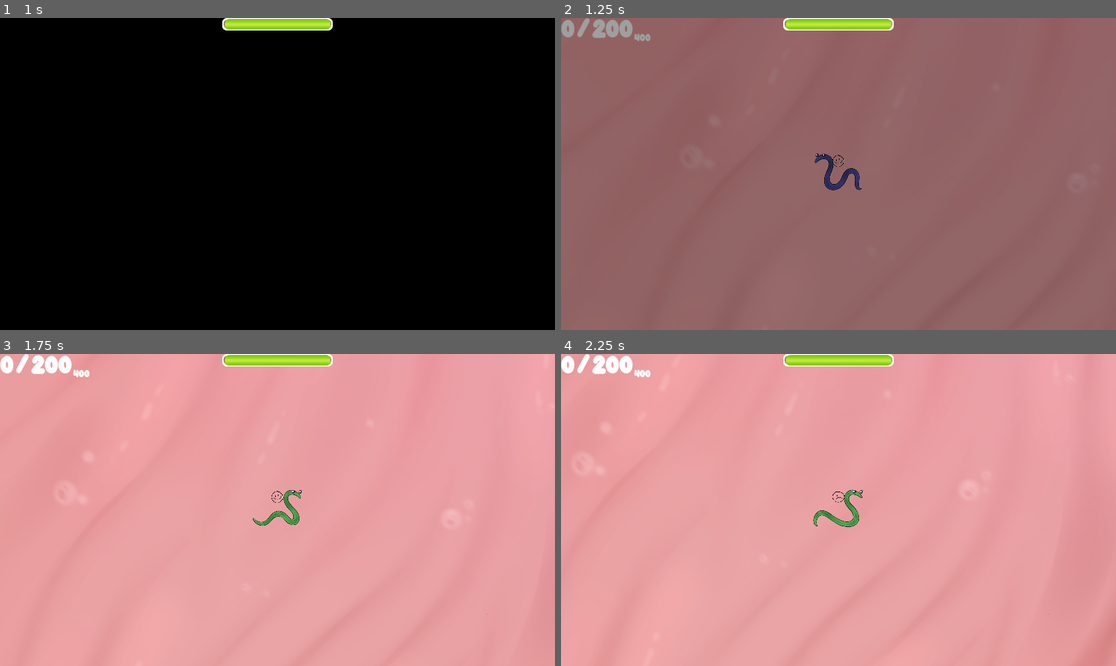
Above: before the commit, frames 1-4 (two rows, left to right).
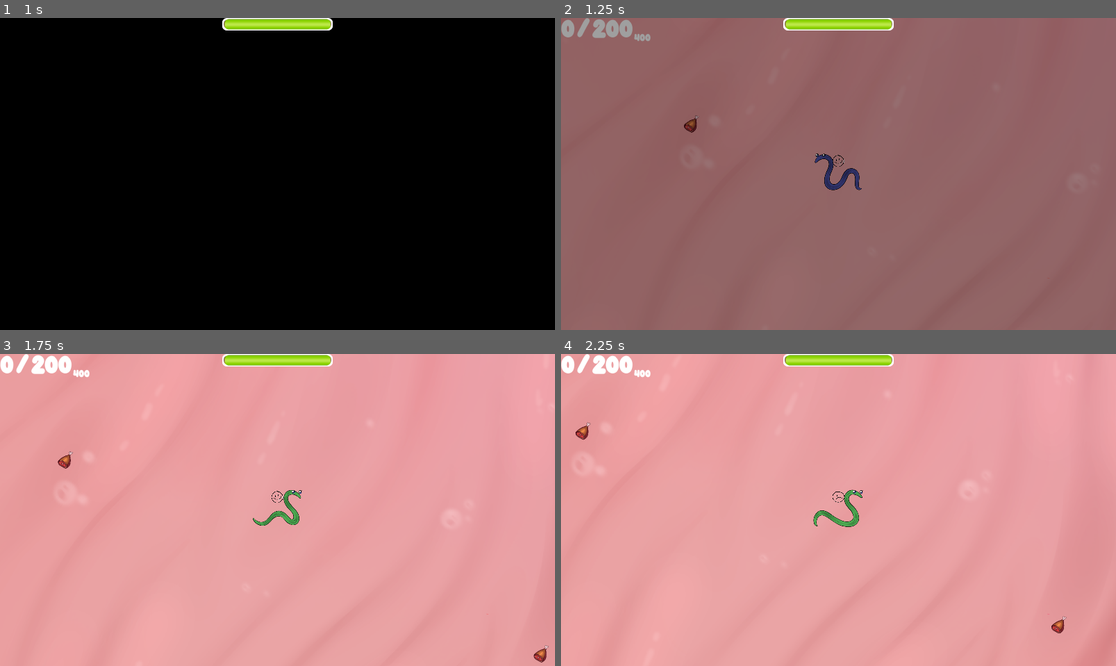
Above: after the commit, the same moments.

Repository: Arsen-PhylJoy/Godot-Wild-Jam-67-AY
Game: Godot game, scene res://levels/game/main_menu.tscn
The game is run twice, just before and just after one commit, with the same random seed, the same clock (stepped at 60 frames per second) and the same inputs.
Inputs:
- Up to frame 1 (1 s): click "Play" at 0.5 s
- Up to frame 2 (1.25 s): no input
- Up to frame 3 (1.75 s): hold D (Move_Right) from 1.28 s (still down); tap Shift (change_color) at 1.35 s
- Up to frame 4 (2.25 s): release D (Move_Right) at 2.03 s; hold S (Move_Down) from 2.03 s (still down); tap Space (change_silliness) at 2.1 s

Frame 1 is identical in both runs. In frame 2, less than 0.1% of the frame differs, in the area x 22-25%, y 31-37%; in frame 3, 0.2%, in the area x 10-99%, y 31-99%; in frame 4, 0.2%.

Commit message:
Food Spawn

Diff:
--- a/levels/game/game_level.gd
+++ b/levels/game/game_level.gd
@@ -6,6 +6,7 @@
 @export var limits: Array[int] = [200,400,800,1600,3200,6400,10000]
 
 @onready var _score_ui: ScoreUI = %ScoreUI
+@onready var food_spawners_collection: Node = %FoodSpawners
 
 var _current_limit : int = limits[0]:
 	set(value):
@@ -16,11 +17,18 @@
 		next_limit_changed.emit(value)
 		_next_limit = value
 var _index_of_current_limit: int = 0
+var food_ps: PackedScene = preload("res://scenes/items/food.tscn")
 
 func _ready() -> void:
 	if Score.score_changed.connect(_update_current_points): printerr("Fail: ",get_stack())
+	for i: Marker2D in food_spawners_collection.get_children():
+		var chance_to_spawn: int = randi_range(0,4)
+		if( chance_to_spawn == 4):
+			var food: Food = food_ps.instantiate() as Food
+			i.add_child(food)
+			food.global_position =  i.global_position
 
-func _update_current_points(value: int)->void:
+func _update_current_points(_value: int)->void:
 	if(_index_of_current_limit+1 > limits.size() and Score.score >= _current_limit ):
 		LevelManager.load_level("res://levels/game/main_menu.tscn")
 	elif(_index_of_current_limit+2 > limits.size() and Score.score >= _current_limit ):
--- a/levels/game/game_level.tscn
+++ b/levels/game/game_level.tscn
@@ -44,3 +44,54 @@
 
 [node name="ComboLabels" parent="." instance=ExtResource("6_yc3l0")]
 unique_name_in_owner = true
+
+[node name="FoodSpawners" type="Node" parent="."]
+unique_name_in_owner = true
+
+[node name="Marker2D" type="Marker2D" parent="FoodSpawners"]
+position = Vector2(-924, -949)
+
+[node name="Marker2D2" type="Marker2D" parent="FoodSpawners"]
+position = Vector2(-335, -805)
+
+[node name="Marker2D3" type="Marker2D" parent="FoodSpawners"]
+position = Vector2(-958, -458)
+
+[node name="Marker2D4" type="Marker2D" parent="FoodSpawners"]
+position = Vector2(-509, -176)
+
+[node name="Marker2D5" type="Marker2D" parent="FoodSpawners"]
+position = Vector2(-913, 371)
+
+[node name="Marker2D6" type="Marker2D" parent="FoodSpawners"]
+position = Vector2(-465, 666)
+
+[node name="Marker2D7" type="Marker2D" parent="FoodSpawners"]
+position = Vector2(-907, 986)
+
+[node name="Marker2D8" type="Marker2D" parent="FoodSpawners"]
+position = Vector2(534, 550)
+
+[node name="Marker2D9" type="Marker2D" parent="FoodSpawners"]
+position = Vector2(-18, 1133)
+
+[node name="Marker2D10" type="Marker2D" parent="FoodSpawners"]
+position = Vector2(312, -1115)
+
+[node name="Marker2D11" type="Marker2D" parent="FoodSpawners"]
+position = Vector2(648, -787)
+
+[node name="Marker2D12" type="Marker2D" parent="FoodSpawners"]
+position = Vector2(343, -508)
+
+[node name="Marker2D13" type="Marker2D" parent="FoodSpawners"]
+position = Vector2(1003, -451)
+
+[node name="Marker2D14" type="Marker2D" parent="FoodSpawners"]
+position = Vector2(1137, 495)
+
+[node name="Marker2D15" type="Marker2D" parent="FoodSpawners"]
+position = Vector2(1041, 1054)
+
+[node name="Marker2D16" type="Marker2D" parent="FoodSpawners"]
+position = Vector2(83, 597)
--- a/levels/game/main_menu.tscn
+++ b/levels/game/main_menu.tscn
@@ -2,10 +2,10 @@
 
 [ext_resource type="Script" path="res://levels/game/main_menu.gd" id="1_052tq"]
 [ext_resource type="Theme" uid="uid://y2a6okj5k8kv" path="res://resources/ui.tres" id="2_y5idf"]
-[ext_resource type="Texture2D" uid="uid://dbx7ppg1yacd3" path="res://button_hover.png" id="3_2huuc"]
+[ext_resource type="Texture2D" uid="uid://dbx7ppg1yacd3" path="res://assets/graphic/ui/button_hover.png" id="3_2huuc"]
 [ext_resource type="PackedScene" uid="uid://b2ncqtse6eo6a" path="res://scenes/ui/sound_settings.tscn" id="3_oeepu"]
-[ext_resource type="Texture2D" uid="uid://dt0j0r77ogvi" path="res://button_normal.png" id="4_eqix4"]
-[ext_resource type="Texture2D" uid="uid://bl2md8rkh0wqv" path="res://bg_menu.png" id="4_fls4s"]
+[ext_resource type="Texture2D" uid="uid://dt0j0r77ogvi" path="res://assets/graphic/ui/button_normal.png" id="4_eqix4"]
+[ext_resource type="Texture2D" uid="uid://bl2md8rkh0wqv" path="res://assets/graphic/ui/bg_menu.png" id="4_fls4s"]
 
 [sub_resource type="StyleBoxTexture" id="StyleBoxTexture_evhid"]
 texture = ExtResource("4_eqix4")
--- a/project.godot
+++ b/project.godot
@@ -71,6 +71,12 @@
 ]
 }
 
+[layer_names]
+
+2d_physics/layer_1="player"
+2d_physics/layer_2="enemy"
+2d_physics/layer_3="items"
+
 [rendering]
 
 renderer/rendering_method="gl_compatibility"
--- a/scenes/enemy/medicines/medicine_1.tscn
+++ b/scenes/enemy/medicines/medicine_1.tscn
@@ -9,6 +9,8 @@
 height = 94.1
 
 [node name="Enemy" type="CharacterBody2D" node_paths=PackedStringArray("_self", "_silliness_sprite", "_enemy_sprite")]
+collision_layer = 2
+collision_mask = 3
 script = ExtResource("1_f0ca6")
 export_speed = 60.0
 _self = NodePath(".")
--- a/scenes/enemy/medicines/medicine_2.tscn
+++ b/scenes/enemy/medicines/medicine_2.tscn
@@ -8,6 +8,8 @@
 radius = 44.0
 
 [node name="Enemy" type="CharacterBody2D" node_paths=PackedStringArray("_self", "_silliness_sprite", "_enemy_sprite")]
+collision_layer = 2
+collision_mask = 3
 script = ExtResource("1_ep4on")
 _self = NodePath(".")
 _silliness_sprite = NodePath("Silliness")
--- a/scenes/enemy/medicines/medicine_3.tscn
+++ b/scenes/enemy/medicines/medicine_3.tscn
@@ -9,6 +9,8 @@
 height = 95.0
 
 [node name="Enemy" type="CharacterBody2D" node_paths=PackedStringArray("_self", "_silliness_sprite", "_enemy_sprite")]
+collision_layer = 2
+collision_mask = 3
 script = ExtResource("1_end08")
 export_speed = 125.0
 _self = NodePath(".")
--- a/scenes/enemy/medicines/medicine_4.tscn
+++ b/scenes/enemy/medicines/medicine_4.tscn
@@ -9,6 +9,8 @@
 height = 95.0
 
 [node name="Enemy" type="CharacterBody2D" node_paths=PackedStringArray("_self", "_silliness_sprite", "_enemy_sprite")]
+collision_layer = 2
+collision_mask = 3
 script = ExtResource("1_r1m0a")
 export_speed = 125.0
 _self = NodePath(".")
--- /dev/null
+++ b/scenes/items/food.gd
@@ -0,0 +1,12 @@
+class_name  Food
+extends Area2D
+
+@export var heal_amount: float = 25
+
+func _ready() -> void:
+	if (self as Area2D).body_entered.connect(_player_entered) : printerr("Fail: ",get_stack())
+
+func _player_entered(node: Node2D)->void:
+	if(node is Player):
+		(node as Player)._health+=heal_amount
+	queue_free()
--- /dev/null
+++ b/scenes/items/food.tscn
@@ -0,0 +1,18 @@
+[gd_scene load_steps=4 format=3 uid="uid://bqot4503be5nd"]
+
+[ext_resource type="Script" path="res://scenes/items/food.gd" id="1_8lb5f"]
+[ext_resource type="Texture2D" uid="uid://bh7xyfx8mvwkx" path="res://assets/graphic/items/heal.png" id="2_08nca"]
+
+[sub_resource type="CircleShape2D" id="CircleShape2D_64hi7"]
+
+[node name="Food" type="Area2D"]
+collision_layer = 4
+script = ExtResource("1_8lb5f")
+
+[node name="FoodSprite2D" type="Sprite2D" parent="."]
+scale = Vector2(0.12, 0.12)
+texture = ExtResource("2_08nca")
+
+[node name="FoodCollisionShape2D" type="CollisionShape2D" parent="."]
+scale = Vector2(2.71123, 2.70005)
+shape = SubResource("CircleShape2D_64hi7")
--- a/scenes/player/player.tscn
+++ b/scenes/player/player.tscn
@@ -1,9 +1,9 @@
 [gd_scene load_steps=11 format=3 uid="uid://bycmbjkvio3uj"]
 
 [ext_resource type="Script" path="res://scenes/player/player.gd" id="1_pbwq4"]
-[ext_resource type="Texture2D" uid="uid://c47mukvoqk0tf" path="res://parasit_0.png" id="2_fulpb"]
+[ext_resource type="Texture2D" uid="uid://c47mukvoqk0tf" path="res://assets/graphic/parasite/parasit_0.png" id="2_0qmq7"]
+[ext_resource type="Texture2D" uid="uid://bkii88jvg8ngd" path="res://assets/graphic/parasite/parasit_eye.png" id="3_pk2nl"]
 [ext_resource type="Script" path="res://scenes/player/player_ui.gd" id="3_si45y"]
-[ext_resource type="Texture2D" uid="uid://bkii88jvg8ngd" path="res://parasit_eye.png" id="3_xgwcl"]
 [ext_resource type="Texture2D" uid="uid://rnnwdcugup6d" path="res://assets/graphic/not_release_assets/ui/bgload.png" id="4_ssveq"]
 [ext_resource type="Texture2D" uid="uid://b7vari54l8do0" path="res://assets/graphic/not_release_assets/ui/load.png" id="5_wfk6j"]
 
@@ -161,6 +161,7 @@
 
 [node name="Player" type="CharacterBody2D"]
 scale = Vector2(4, 4)
+collision_mask = 7
 script = ExtResource("1_pbwq4")
 
 [node name="Left" type="CollisionPolygon2D" parent="."]
@@ -175,7 +176,7 @@
 unique_name_in_owner = true
 modulate = Color(0.458824, 0.482353, 1, 1)
 scale = Vector2(0.1, 0.1)
-texture = ExtResource("2_fulpb")
+texture = ExtResource("2_0qmq7")
 hframes = 3
 vframes = 2
 frame = 1
@@ -183,7 +184,7 @@
 [node name="Eyes" type="Sprite2D" parent="."]
 position = Vector2(-15.75, -12)
 scale = Vector2(0.05, 0.05)
-texture = ExtResource("3_xgwcl")
+texture = ExtResource("3_pk2nl")
 
 [node name="Silliness" type="Sprite2D" parent="."]
 unique_name_in_owner = true
--- a/scenes/ui/pause_hud.tscn
+++ b/scenes/ui/pause_hud.tscn
@@ -4,8 +4,8 @@
 [ext_resource type="Theme" uid="uid://y2a6okj5k8kv" path="res://resources/ui.tres" id="2_40fco"]
 [ext_resource type="PackedScene" uid="uid://b2ncqtse6eo6a" path="res://scenes/ui/sound_settings.tscn" id="3_nphsk"]
 [ext_resource type="Shader" path="res://shaders/blur.gdshader" id="3_utg6c"]
-[ext_resource type="Texture2D" uid="uid://dbx7ppg1yacd3" path="res://button_hover.png" id="4_u3tr1"]
-[ext_resource type="Texture2D" uid="uid://dt0j0r77ogvi" path="res://button_normal.png" id="5_4bjx5"]
+[ext_resource type="Texture2D" uid="uid://dbx7ppg1yacd3" path="res://assets/graphic/ui/button_hover.png" id="4_u3tr1"]
+[ext_resource type="Texture2D" uid="uid://dt0j0r77ogvi" path="res://assets/graphic/ui/button_normal.png" id="5_4bjx5"]
 
 [sub_resource type="ShaderMaterial" id="ShaderMaterial_xyeen"]
 shader = ExtResource("3_utg6c")
Renamed: heal.png -> assets/graphic/items/heal.png
Not shown, changed: assets/graphic/items/heal.png.import
Renamed: parasit_0.png -> assets/graphic/parasite/parasit_0.png
Not shown, changed: assets/graphic/parasite/parasit_0.png.import
Renamed: parasit_eye.png -> assets/graphic/parasite/parasit_eye.png
Not shown, changed: assets/graphic/parasite/parasit_eye.png.import
Renamed: silly_1.png -> assets/graphic/sillinesses/silly_1.png
Not shown, added: assets/graphic/sillinesses/silly_1.png.import
Renamed: silly_2.png -> assets/graphic/sillinesses/silly_2.png
Not shown, changed: assets/graphic/sillinesses/silly_2.png.import
Renamed: bg_menu.png -> assets/graphic/ui/bg_menu.png
Not shown, changed: assets/graphic/ui/bg_menu.png.import
(and 5 more such lines)
